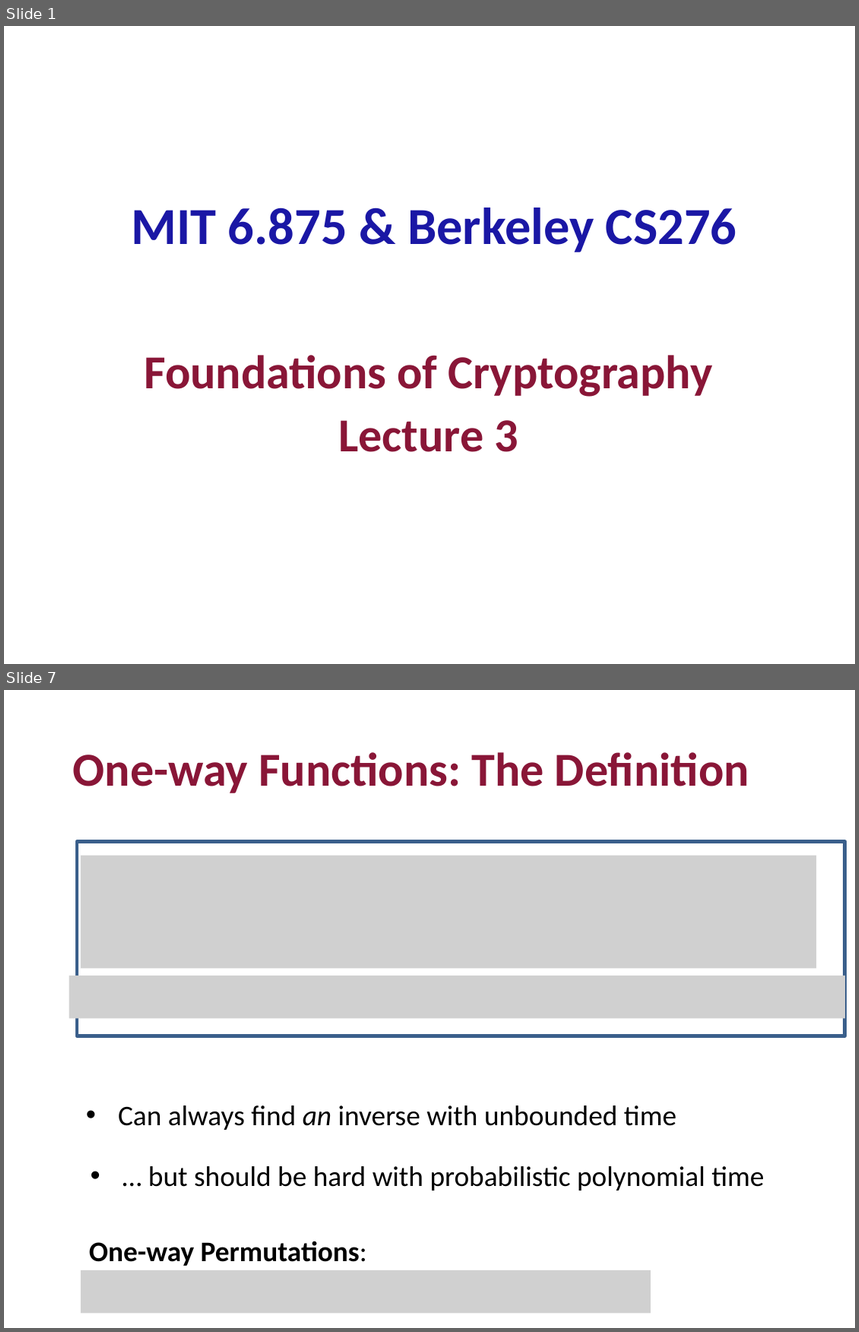
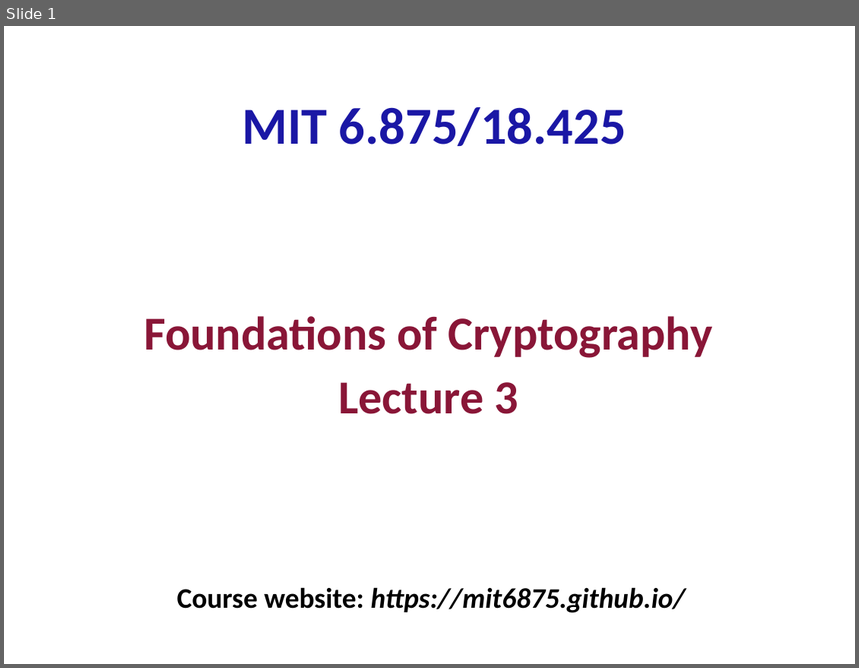
Before and after one commit to mit6875/mit6875.github.io, a slide deck: SLIDES/lec3.pptx. Shown one above the other, each under a label of ours: slides 1 and 7 before the commit, slide 1 after it; the slides between them are not shown. The pictures are 859x1332 and 859x668 pixels, drawn with LibreOffice and Linux fonts; fonts in the diff are those of the drawing; grey boxes stand for pictures. Boxes give left, top, right and bottom in pixels: in the first picture for what was removed or moved away, otherwise in the second. Text is boxed around its words. In the diff, an @@ line names an element or a change of style, - is before the commit and + after.

```diff
--- a/SLIDES/lec3.pptx
+++ b/SLIDES/lec3.pptx
@@ slide 7 removed at [4,690,855,1328], background #FFFFFF @@
@@ text removed at [73,752,750,793] @@
-One-way Functions: The Definition
@@ rectangle removed at [77,841,846,1036] @@
@@ picture removed at [81,855,817,968] @@
@@ picture removed at [69,976,845,1018] @@
@@ text removed at [118,1106,677,1130] @@
-• Can always find an inverse with unbounded time
@@ text removed at [148,1167,764,1191] @@
-• … but should be hard with probabilistic polynomial time
@@ text removed at [89,1241,367,1266] @@
-One-way Permutations:
@@ picture removed at [81,1271,651,1313] @@
@@ slide 1 changed as well @@
@@ text at [243,107,626,146]: text changed @@
-MIT 6.875 & Berkeley CS276
+MIT 6.875/18.425
@@ text "Foundations of Cryptography": place and size @@
-text "Foundations of Cryptography" at [144,355,713,397]
+text "Foundations of Cryptography" at [144,316,713,358]
@@ text "Lecture 3": place and size @@
-text "Lecture 3" at [338,420,518,452]
+text "Lecture 3" at [338,382,518,414]
@@ text added at [177,588,686,613], 24 pt, text #000000, bold, italic @@
+Course website: https://mit6875.github.io/
```
Also in this commit, not shown: 2 other slides changed, 41 slides added, 39 other slides removed, 1 other file.
